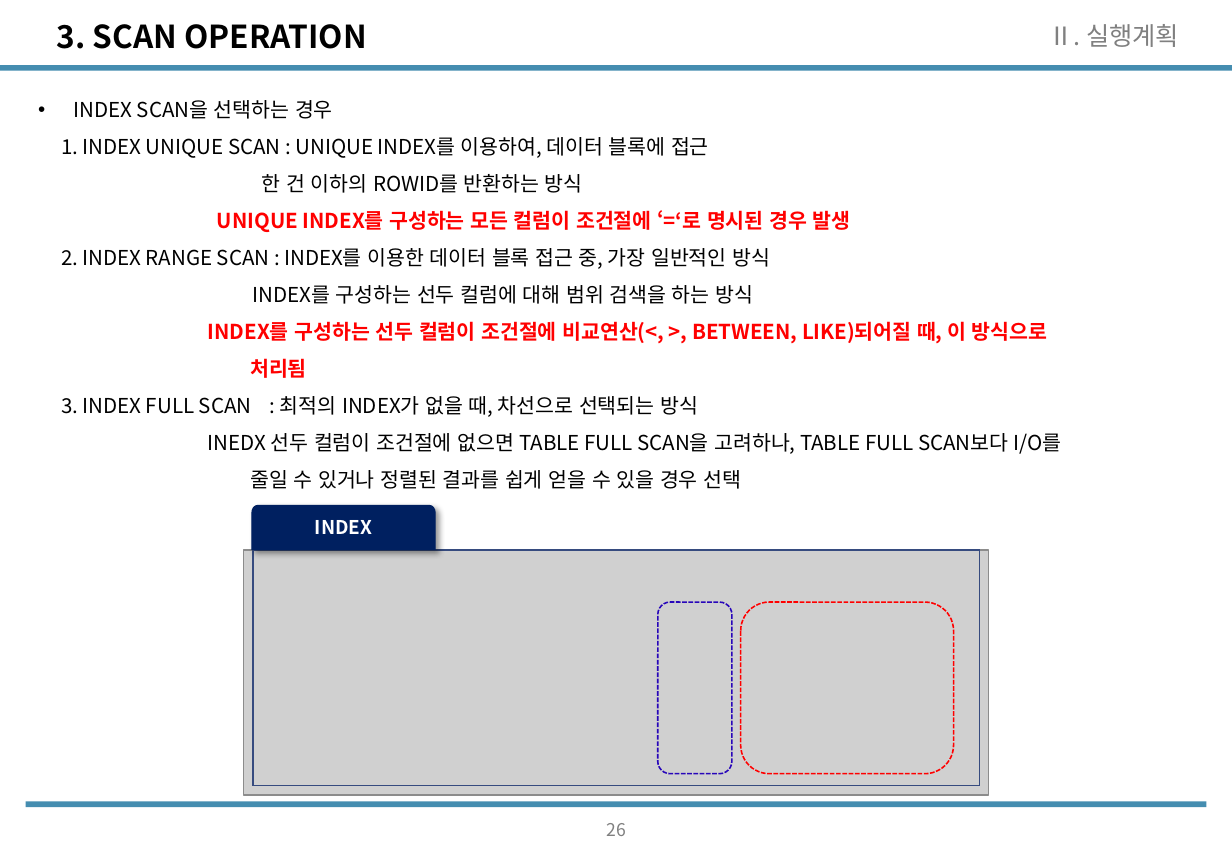
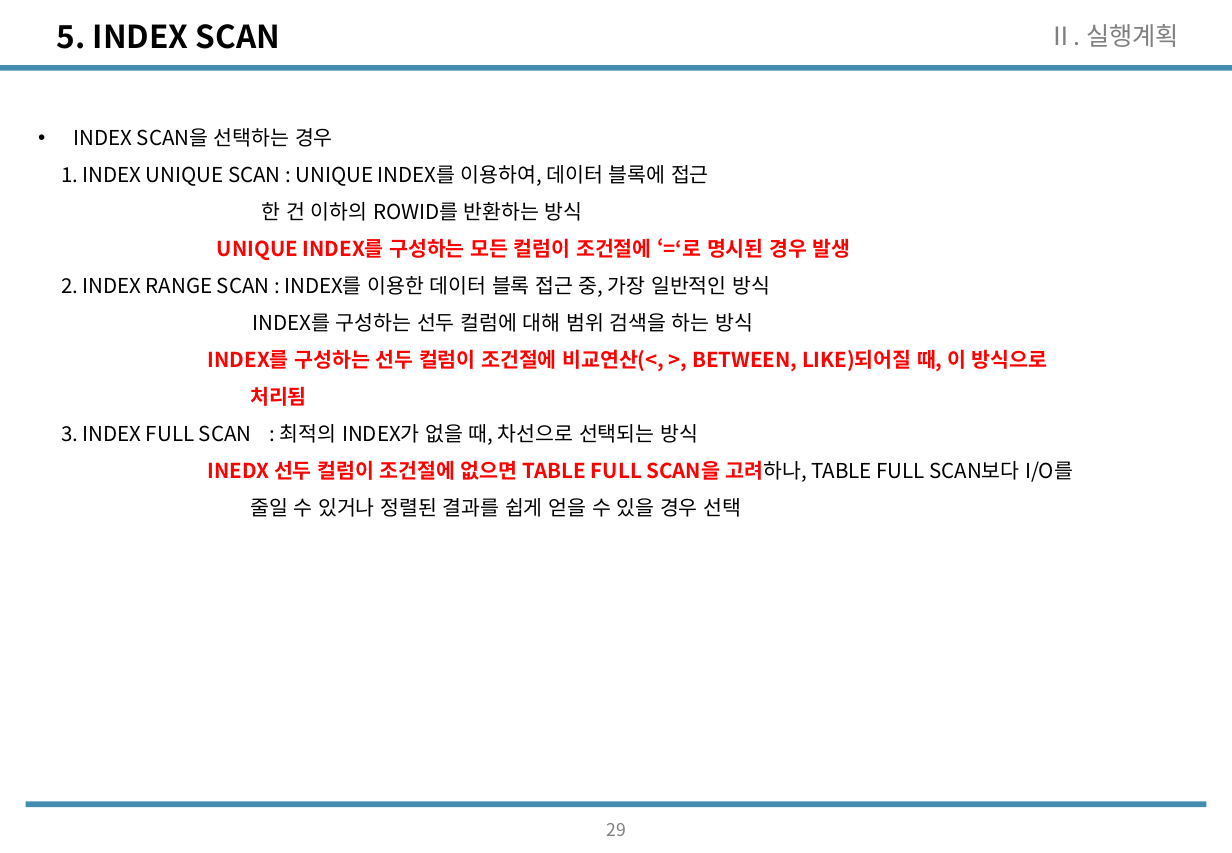
Before and after one commit to wooseok1152/SQL, a slide deck: slide 30 of SQL_seminar/SQL중상급활용_CH2.pptx (slide 27 before the commit). Drawn at 1232x853 pixels with LibreOffice and Linux fonts; fonts in the diff are those of the drawing; grey boxes stand for pictures. Boxes give left, top, right and bottom in pixels: in the first picture for what was removed or moved away, otherwise in the second. Text is boxed around its words. In the diff, an @@ line names an element or a change of style, - is before the commit and + after.

Commit message:
ch2 update(join operation left)

```diff
--- a/SQL_seminar/SQL중상급활용_CH2.pptx
+++ b/SQL_seminar/SQL중상급활용_CH2.pptx
@@ title at <box>57,24,280,49</box>: text changed @@
-3. SCAN OPERATION
+5. INDEX SCAN
@@ text "INDEX SCAN을 선택하는 경우": place and size @@
-text "INDEX SCAN을 선택하는 경우" at <box>61,100,1062,489</box>
+text "INDEX SCAN을 선택하는 경우" at <box>61,128,1073,517</box>
@@ text at <box>208,460,1073,482</box>: text colour #000000 to #FF0000, bold on in "INEDX 선두 컬럼이 조건절에 없으면 TABLE FULL ..." @@
@@ group removed at <box>243,505,989,796</box>: 2 rounded rectangles, 1 picture, 1 rectangle, 1 freeform shape @@
-INDEX
@@ page number at <box>606,823,625,836</box>: text changed @@
-26
+29
```
Also in this commit, not shown: 5 other slides changed, 3 slides added.
